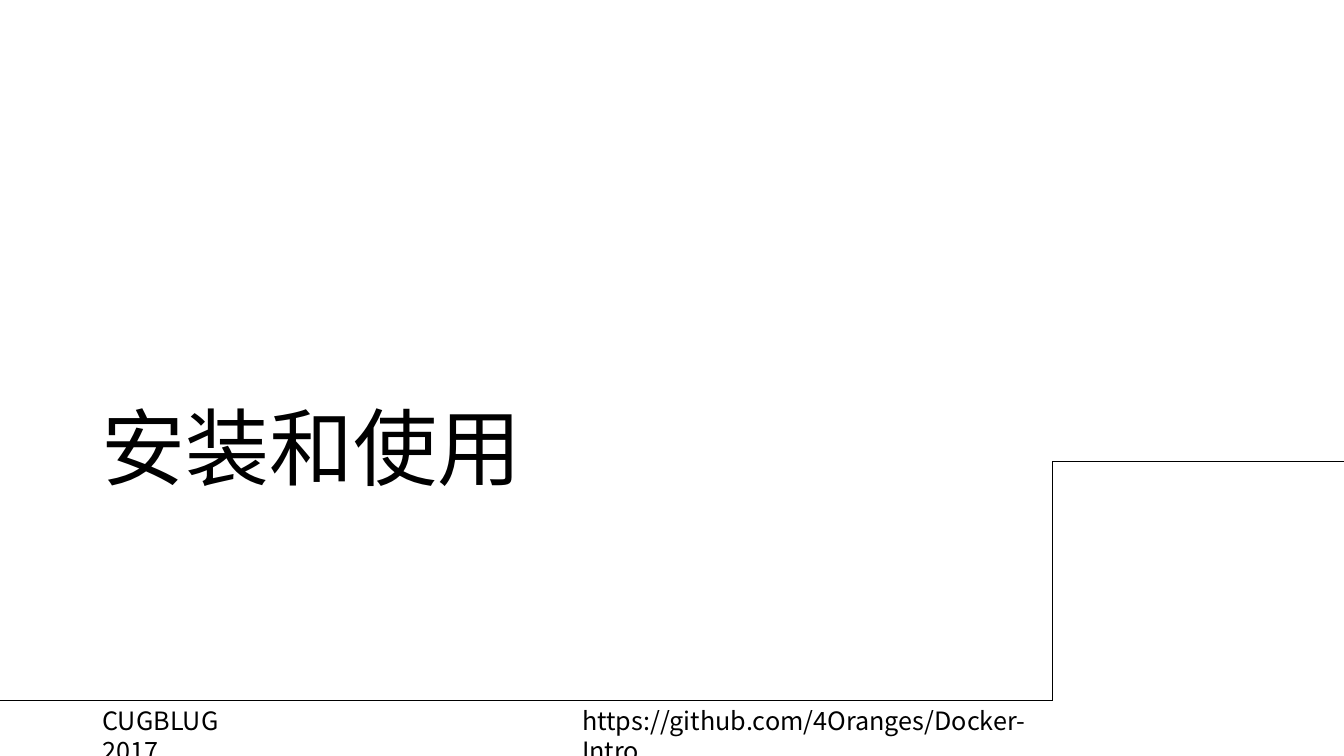
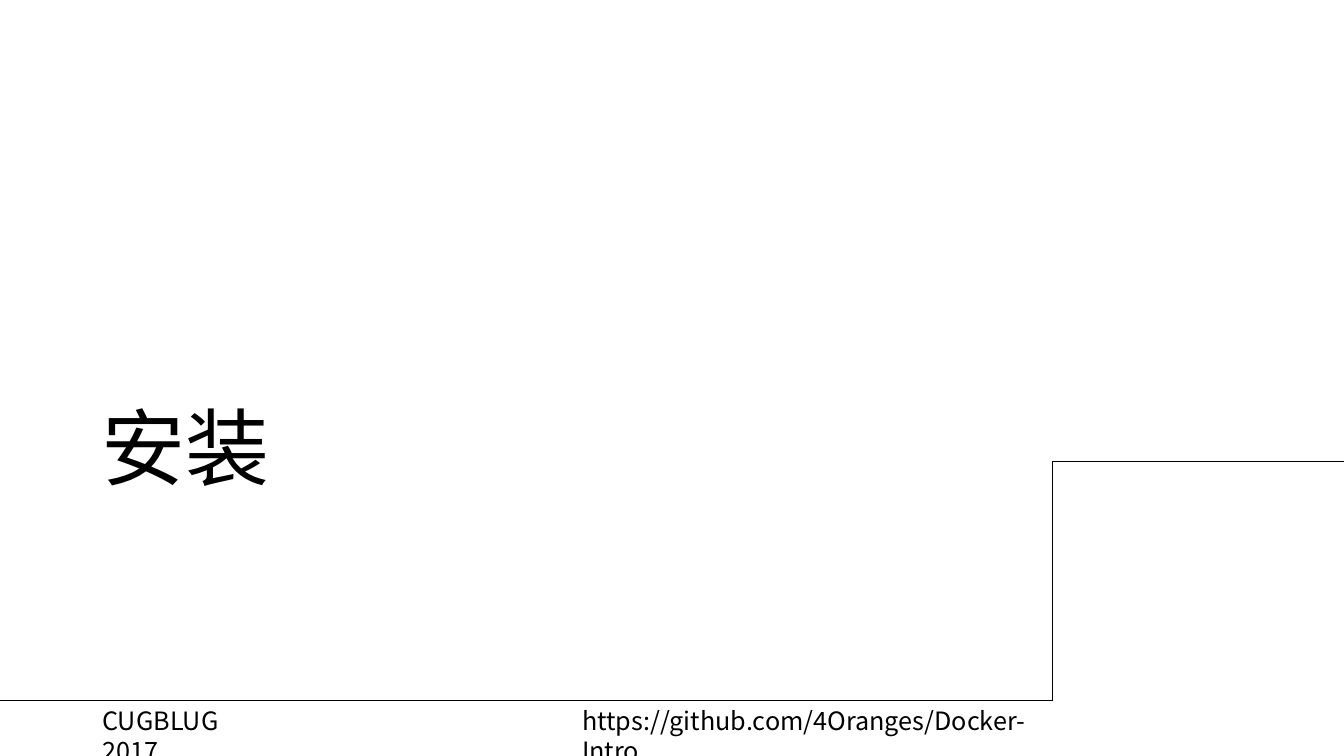
Before and after one commit to ZigZagT/Docker-Intro, a slide deck: slide 8 of Docker Intro.pptx. Drawn at 1344x756 pixels with LibreOffice and Linux fonts; fonts in the diff are those of the drawing; background and template pictures are left out. Boxes give left, top, right and bottom in pixels: in the first picture for what was removed or moved away, otherwise in the second. Text is boxed around its words. In the diff, an @@ line names an element or a change of style, - is before the commit and + after.

```diff
--- a/Docker Intro.pptx
+++ b/Docker Intro.pptx
@@ title at (x1=102, y1=408, x2=270, y2=486): text changed @@
-安装和使用
+安装
```
Also in this commit, not shown: 1 other slide changed, 4 slides added.
